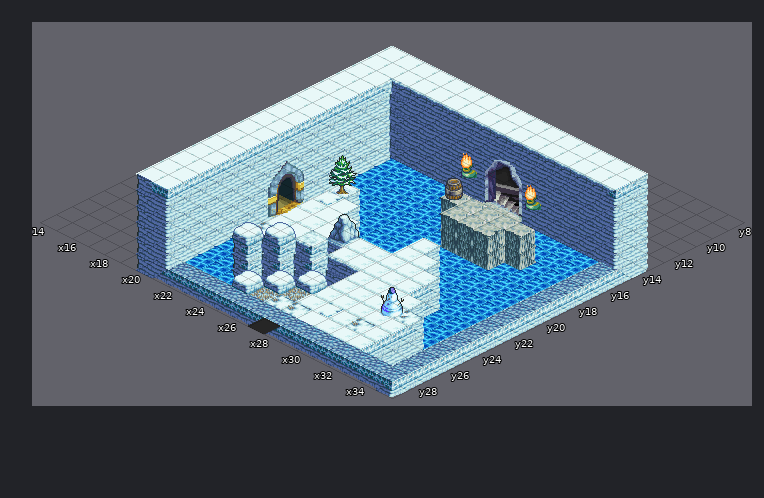
A Tiled map gets an edit: Final_Fantasy_Mystery_World/Game/assets/maps/Quest1_UseTeleport.tmx. Above: the version before the commit.
Cells are 32x16 px. Isometric: x runs down to the right, y down to the left. Shown: x 14..35, y 8..29.
The result:
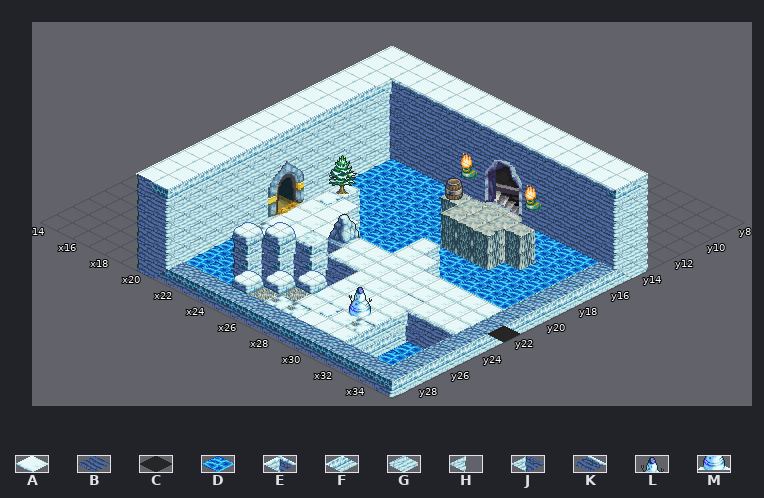
Key: from "ques1_tileset": A 0, B 2, C 7, D 28, E 43, F 46, G 63, H 64, J 84, K 85, L 298, M 319.
_ is an empty cell.
The exact change:
Layer "Floor":
Tile A now appears in row 22 at x 30.
Layer "Wall":
The author changed tile F to tile A in row 22 at x 30.
The author changed tile H to tile A in row 21 at x 30; in rows 22 to 23 at x 31.
Tile A now appears in row 21 at x 31 to 33; in rows 22 to 23 at x 32 to 33.
The author changed tile H to tile B in row 25 at x 33.
The author changed tile G to tile D in rows 26 to 27 at x 33.
Tile E now appears in row 24 at x 31.
Tile F now appears in rows 25 to 27 at x 31.
The author changed tile F to tile J in row 25 at x 32.
The author changed tile H to tile K in row 24 at x 32.
Tile K now appears in row 24 at x 33.
Layer "Shadow":
Tile C now appears in row 22 at x 35.
The edit erases tile C in row 29 at x 27.
Layer "Enviorment":
Tile L now appears in row 24 at x 28.
Tile M now appears in row 25 at x 29.
The edit erases tile L in row 23 at x 29.
The edit erases tile M in row 24 at x 30.
Boxes around the changes in both pictures, in picture pixels (x1, y1, x2, y2):
changed: (344, 278, 520, 365)
removed: (248, 318, 280, 334)
